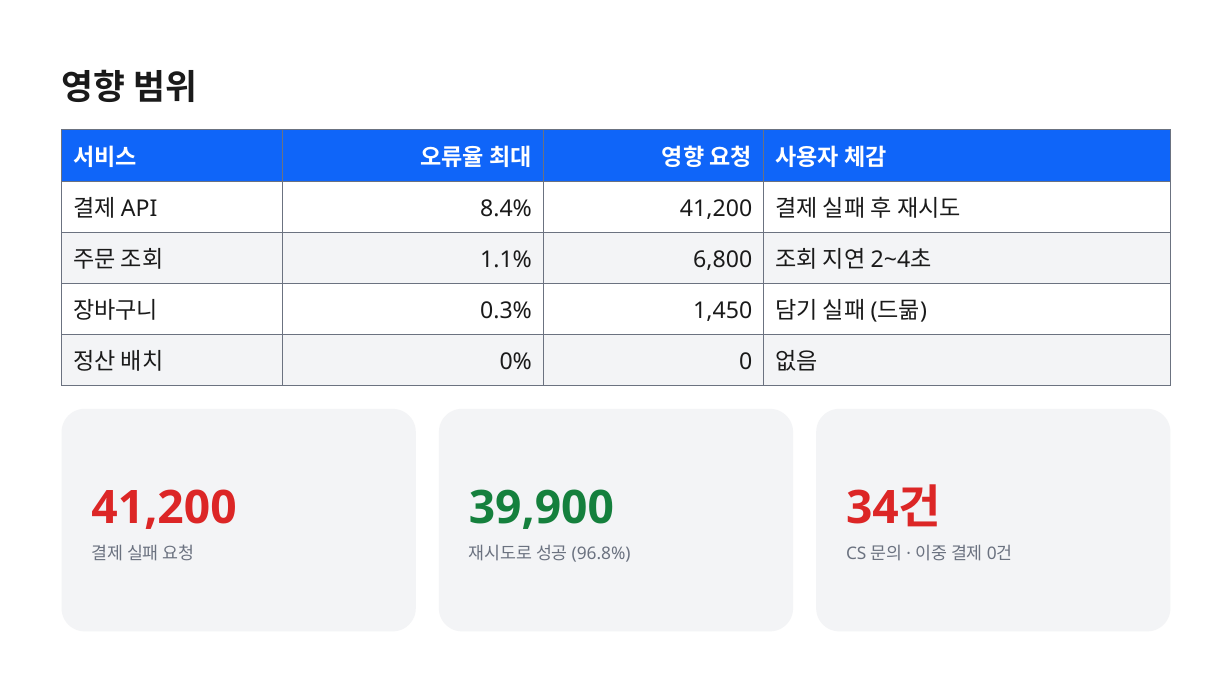
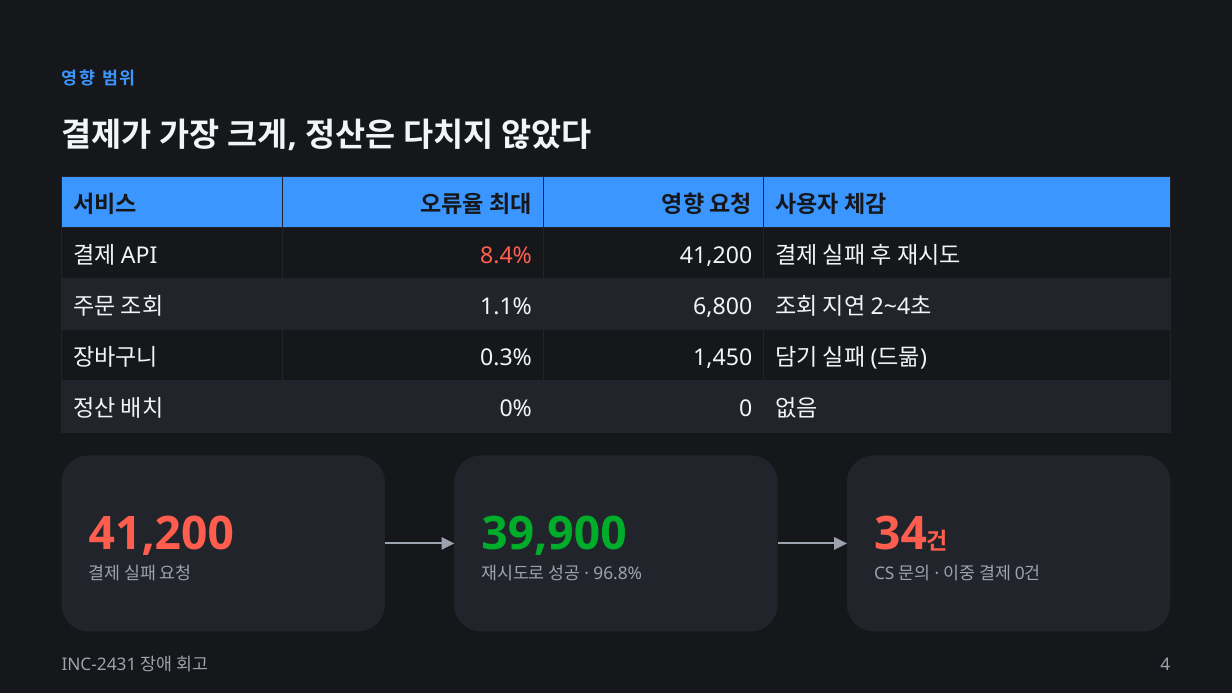
Before and after one commit to k2sebeom/balpyo, a slide deck: slide 4 of examples/showcase/decks/incident-postmortem/inc-2431-장애-회고.pptx. Drawn at 1232x693 pixels with LibreOffice and Linux fonts; fonts in the diff are those of the drawing. Boxes give left, top, right and bottom in pixels: in the first picture for what was removed or moved away, otherwise in the second. Text is boxed around its words. In the diff, an @@ line names an element or a change of style, - is before the commit and + after.

```diff
--- a/examples/showcase/decks/incident-postmortem/inc-2431-장애-회고.pptx
+++ b/examples/showcase/decks/incident-postmortem/inc-2431-장애-회고.pptx
@@ background #FFFFFF to #15171B @@
@@ text "영향 범위" at (x1=62, y1=69, x2=136, y2=86): size 27 to 13.5 pt, text colour #1A1A1A to #3B96FF, letter spacing 0 to 1.4 pt; line spacing 35.1pt to 20.2pt @@
@@ text added at (x1=62, y1=118, x2=591, y2=151), 25.5 pt, text #F2F4F7, bold @@
+결제가 가장 크게, 정산은 다치지 않았다
@@ table at (x1=62, y1=177, x2=1170, y2=433) @@
@@ fill #0F65F9 to #3B96FF in row 1 @@
@@ fill #F3F4F6 to #21252B in 8 cells @@
@@ text colour #FFFFFF to #15171B in "서비스", "오류율 최대", "영향 요청", "사용자 체감" @@
@@ text colour #1A1A1A to #F2F4F7 in "결제 API", "41,200", "결제 실패 후 재시도", "주문 조회" and 11 more places @@
@@ text colour #1A1A1A to #FF5E4F in "8.4%" @@
@@ borders changed @@
@@ table moved from (x1=62, y1=129, x2=1170, y2=385) to (x1=62, y1=177, x2=1170, y2=433) @@
@@ rounded rectangle resized from (x1=62, y1=409, x2=416, y2=631) to (x1=62, y1=456, x2=385, y2=631) @@
@@ rounded rectangle resized from (x1=439, y1=409, x2=793, y2=631) to (x1=455, y1=456, x2=778, y2=631) @@
@@ fill #F3F4F6 to #21252B; shadow on; proportions changed in 3 elements at (x1=455, y1=456, x2=778, y2=631), (x1=62, y1=456, x2=385, y2=631), (x1=848, y1=456, x2=1171, y2=631) @@
@@ rounded rectangle resized from (x1=816, y1=409, x2=1170, y2=631) to (x1=848, y1=456, x2=1171, y2=631) @@
@@ text "41,200" moved from (x1=91, y1=489, x2=236, y2=529) to (x1=89, y1=515, x2=234, y2=555) @@
@@ text "41,200" at (x1=89, y1=515, x2=234, y2=555): text colour #DC2626 to #FF5E4F @@
@@ text "39,900" moved from (x1=469, y1=489, x2=614, y2=529) to (x1=481, y1=515, x2=626, y2=555) @@
@@ text "39,900" at (x1=481, y1=515, x2=626, y2=555): text colour #15803D to #00AD2B @@
@@ text removed at (x1=846, y1=484, x2=941, y2=527) @@
-34건
@@ text added at (x1=874, y1=504, x2=1143, y2=559), 36 pt, text #FF5E4F, bold @@
+34건
@@ text "결제 실패 요청" at (x1=89, y1=564, x2=192, y2=581): text colour #6B7280 to #9CA3AF @@
@@ text "결제 실패 요청" moved from (x1=91, y1=544, x2=195, y2=561) to (x1=89, y1=564, x2=192, y2=581) @@
@@ arrow added from (385, 543) to (455, 543), #9CA3AF 1.5 pt @@
@@ text at (x1=481, y1=564, x2=642, y2=581): text changed; text colour #6B7280 to #9CA3AF @@
-재시도로 성공 (96.8%)
+재시도로 성공 · 96.8%
@@ arrow added from (778, 543) to (848, 543), #9CA3AF 1.5 pt @@
@@ text "CS 문의 · 이중 결제 ..." moved from (x1=846, y1=544, x2=1013, y2=561) to (x1=874, y1=564, x2=1041, y2=581) @@
@@ text "CS 문의 · 이중 결제 ..." at (x1=874, y1=564, x2=1041, y2=581): text colour #6B7280 to #9CA3AF @@
@@ text added at (x1=62, y1=655, x2=208, y2=672), 13.5 pt, text #9CA3AF @@
+INC-2431 장애 회고
@@ page number added at (x1=1160, y1=657, x2=1170, y2=670), 13.5 pt, text #9CA3AF @@
+4
```
Also in this commit, not shown: 9 other slides changed, 35 other files.
